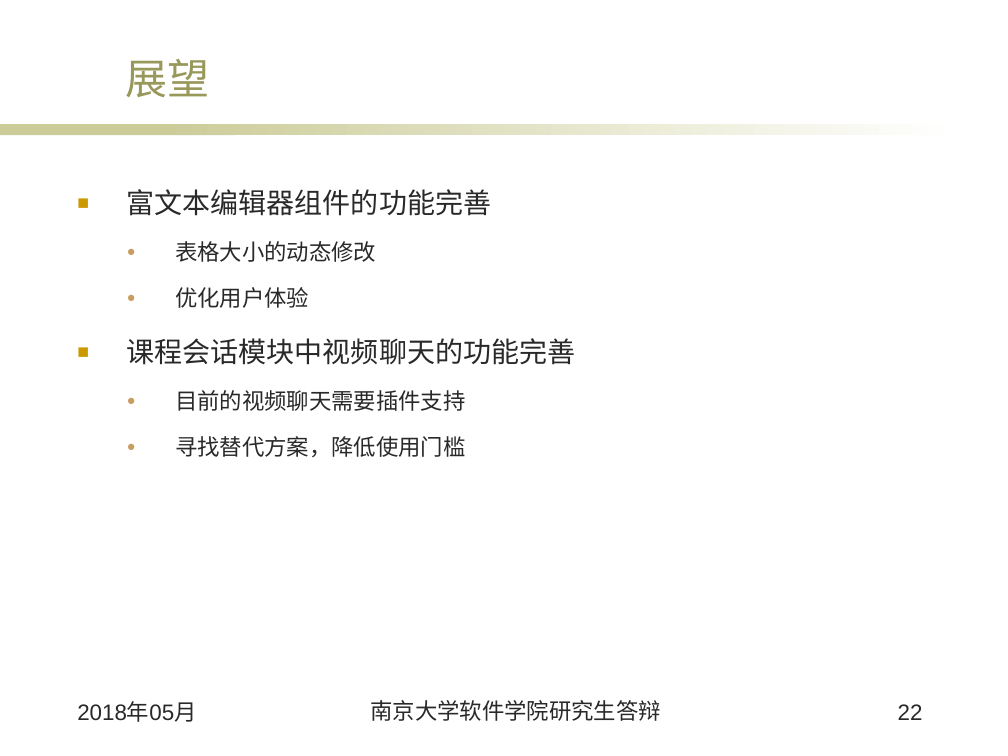
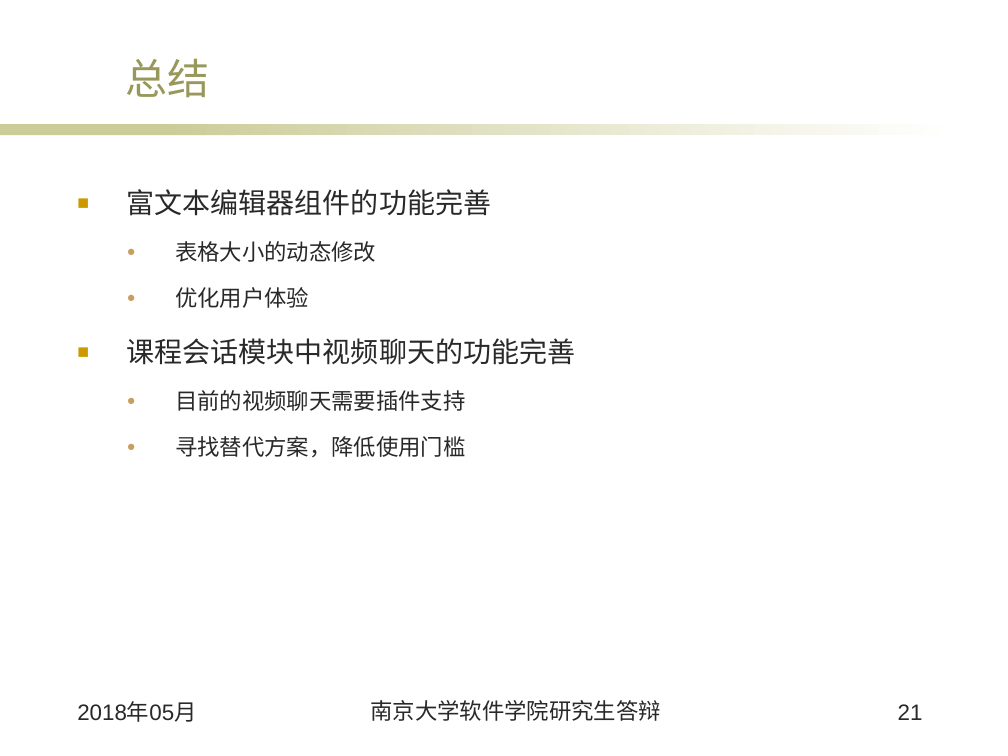
Before and after one commit to focus7eleven/24HUNCHO, a slide deck: slide 21 of 邬文怀-答辩.ppt (slide 22 before the commit). Drawn at 1008x756 pixels with LibreOffice and Linux fonts; fonts in the diff are those of the drawing; background and template pictures are left out. Boxes give left, top, right and bottom in pixels: in the first picture for what was removed or moved away, otherwise in the second. Text is boxed around its words. In the diff, an @@ line names an element or a change of style, - is before the commit and + after.

```diff
--- a/邬文怀-答辩.ppt
+++ b/邬文怀-答辩.ppt
@@ title at <box>125,58,209,98</box>: text changed @@
-展望
+总结
@@ page number at <box>898,704,923,720</box>: text changed @@
-22
+21
```
Also in this commit, not shown: 5 other slides changed, 1 slide removed, 1 other file.
